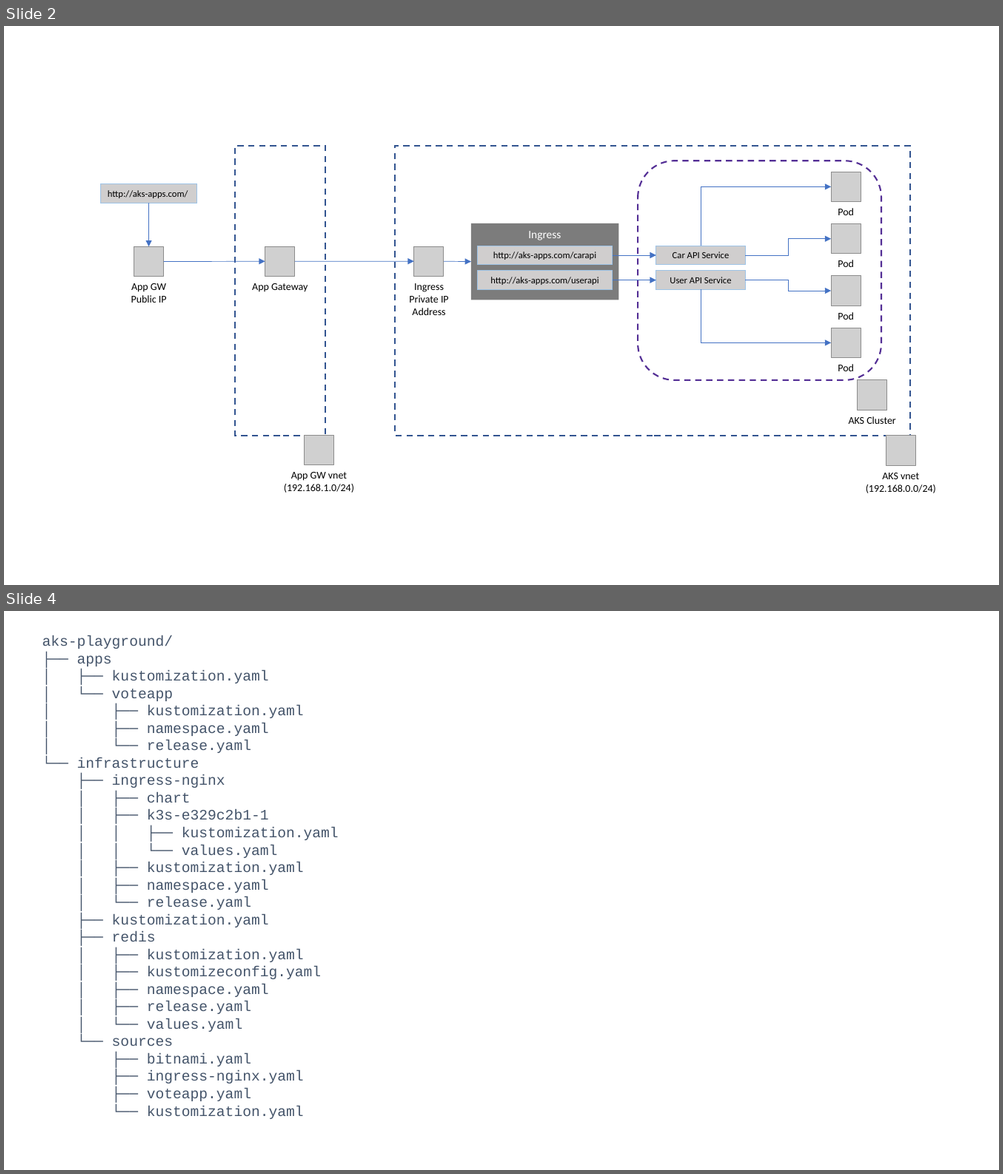
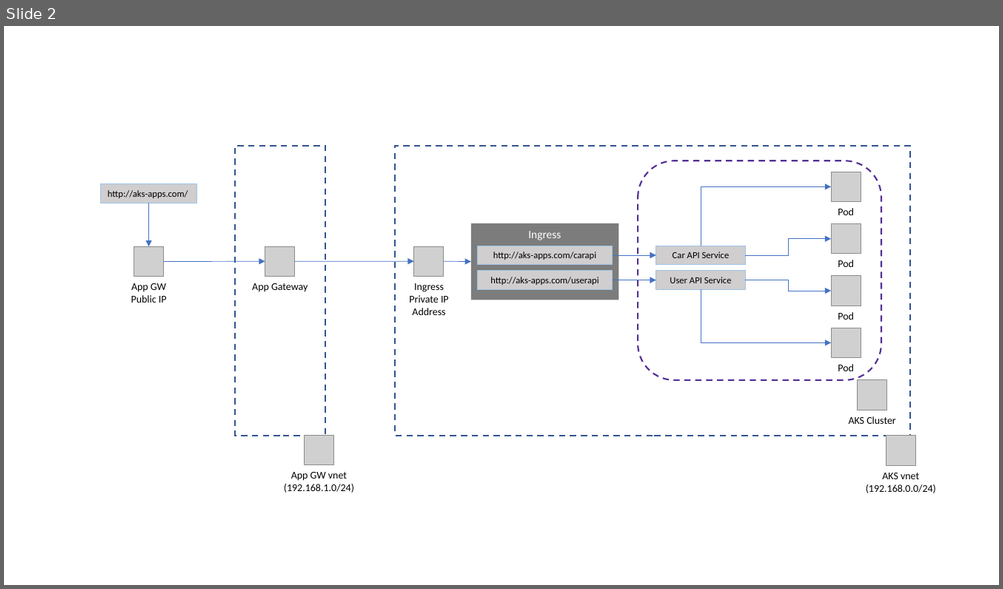
Before and after one commit to marvin-garcia/aks-playground, a slide deck: docs/images.pptx. Shown one above the other, each under a label of ours: slides 2 and 4 before the commit, slide 2 after it; the slides between them are not shown. The pictures are 1003x1174 and 1003x589 pixels, drawn with LibreOffice and Linux fonts; fonts in the diff are those of the drawing; grey boxes stand for pictures. Boxes give left, top, right and bottom in pixels: in the first picture for what was removed or moved away, otherwise in the second. Text is boxed around its words. In the diff, an @@ line names an element or a change of style, - is before the commit and + after.

```diff
--- a/docs/images.pptx
+++ b/docs/images.pptx
@@ slide 4 removed at <box>4,611,999,1170</box>, background #FFFFFF @@
@@ text removed at <box>42,635,338,1119</box> @@
-aks-playground/
-├── apps
-│ ├── kustomization.yaml
-│ └── voteapp
-│ ├── kustomization.yaml
-│ ├── namespace.yaml
-│ └── release.yaml
-└── infrastructure
-├── ingress-nginx
-│ ├── chart
-│ ├── k3s-e329c2b1-1
-│ │ ├── kustomization.yaml
-│ │ └── values.yaml
-│ ├── kustomization.yaml
-│ ├── namespace.yaml
-│ └── release.yaml
-├── kustomization.yaml
-├── redis
-│ ├── kustomization.yaml
-│ ├── kustomizeconfig.yaml
-│ ├── namespace.yaml
-│ ├── release.yaml
-│ └── values.yaml
-└── sources
-├── bitnami.yaml
-├── ingress-nginx.yaml
-├── voteapp.yaml
-└── kustomization.yaml
```
Also in this commit, not shown: 1 slide changed, 1 other file.
